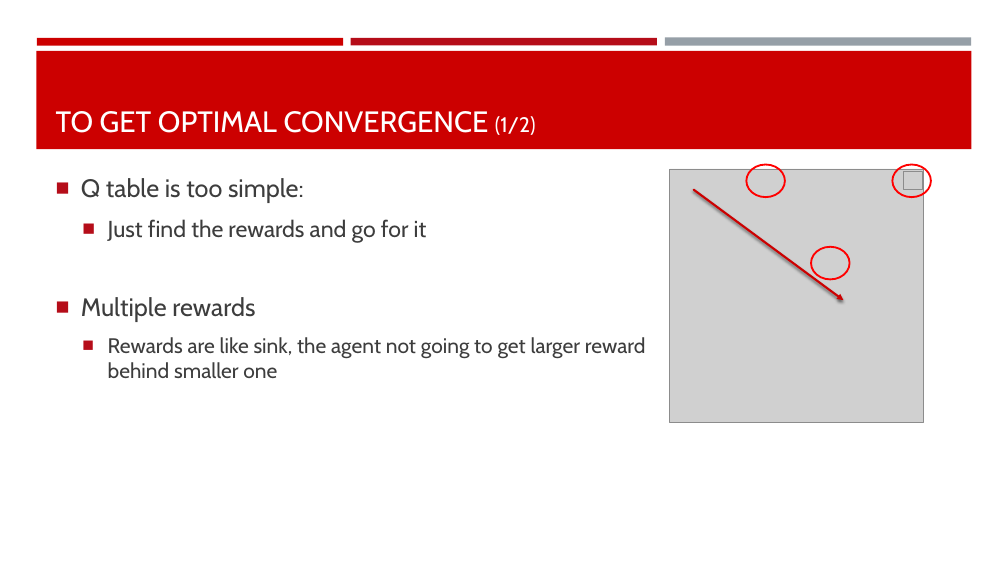
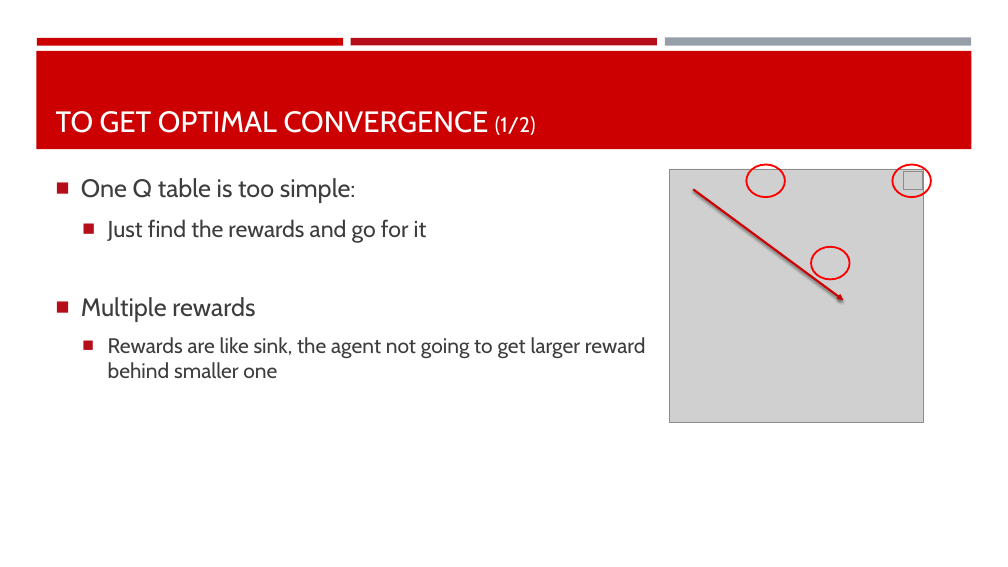
Before and after one commit to mengli11235/MachineLearning_Maze, a slide deck: slide 13 of Group Presentation 20180125.pptx (slide 12 before the commit). Drawn at 1008x567 pixels with LibreOffice and Linux fonts; fonts in the diff are those of the drawing; grey boxes stand for pictures. Boxes give left, top, right and bottom in pixels: in the first picture for what was removed or moved away, otherwise in the second. Text is boxed around its words. In the diff, an @@ line names an element or a change of style, - is before the commit and + after.

```diff
--- a/Group Presentation 20180125.pptx
+++ b/Group Presentation 20180125.pptx
@@ text at bbox=[81, 178, 356, 203]: text changed @@
-■ Q table is too simple:
+■ One Q table is too simple:
```
Also in this commit, not shown: 1 other slide changed, 2 slides added, 4 slides removed.
